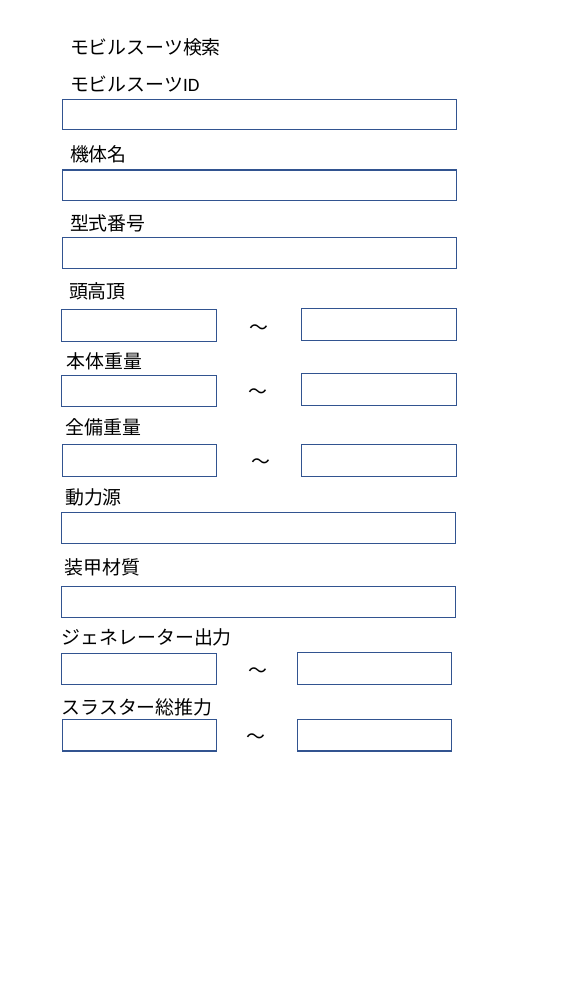
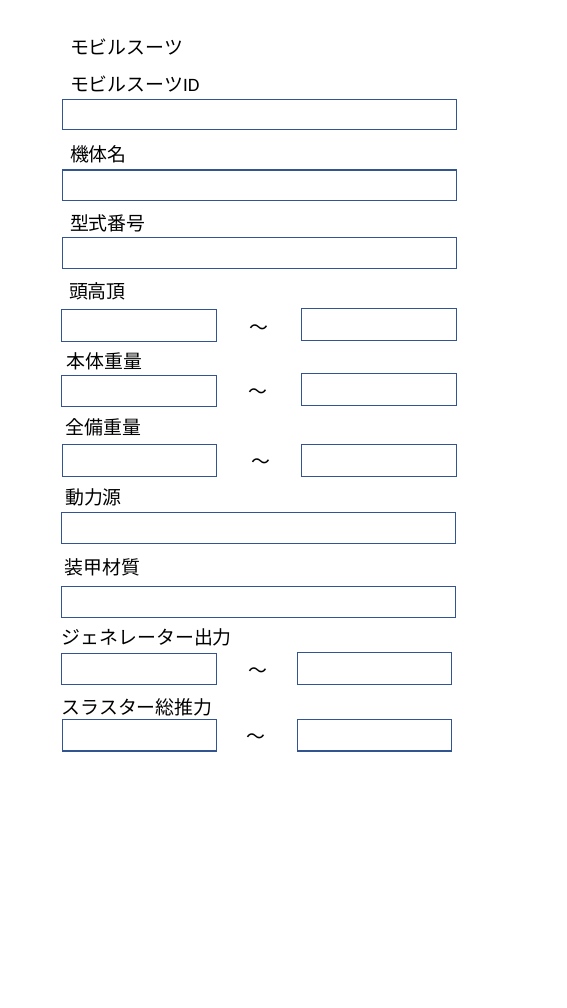
Before and after one commit to kohei-miyadai07/MobileSuitDatabase, a slide deck: slide 1 of MobileSuitDatabase/docs/画面レイアウト/モビルスーツ検索画面.pptx. Drawn at 567x1008 pixels with LibreOffice and Linux fonts; fonts in the diff are those of the drawing. Boxes give left, top, right and bottom in pixels: in the first picture for what was removed or moved away, otherwise in the second. Text is boxed around its words. In the diff, an @@ line names an element or a change of style, - is before the commit and + after.

Commit message:
feat: プッシュテスト
refs #001

```diff
--- a/MobileSuitDatabase/docs/画面レイアウト/モビルスーツ検索画面.pptx
+++ b/MobileSuitDatabase/docs/画面レイアウト/モビルスーツ検索画面.pptx
@@ text at (70,38,183,55): text changed @@
-モビルスーツ検索
+モビルスーツ
```
